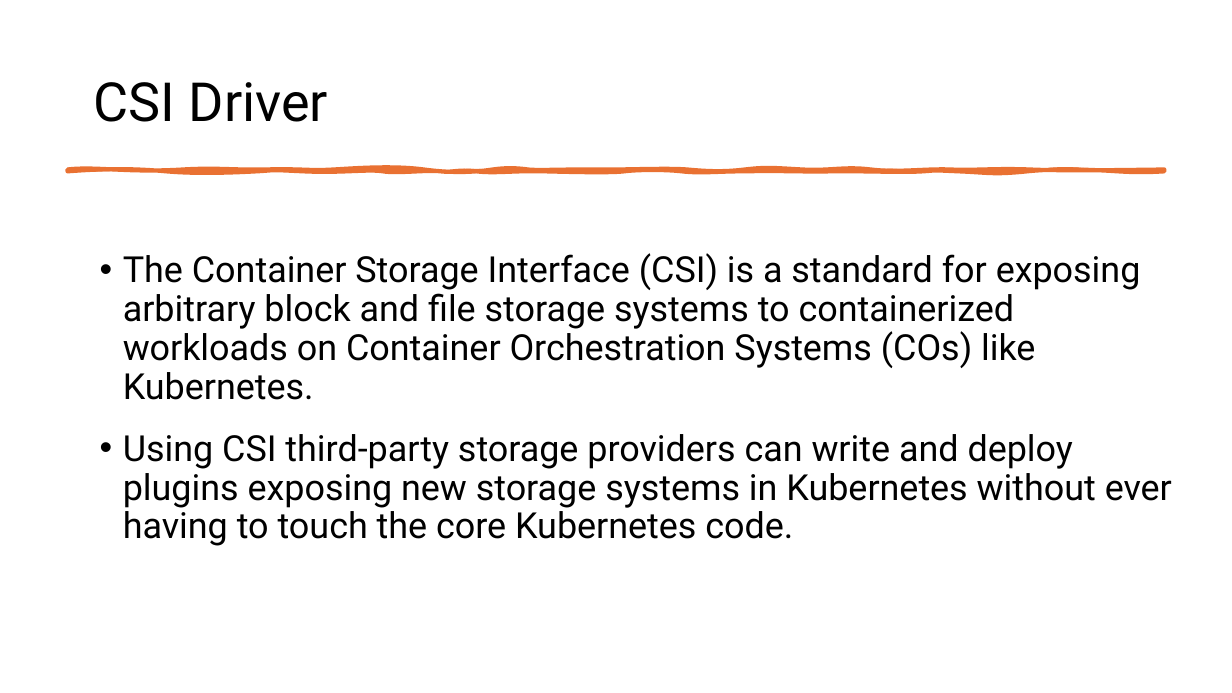
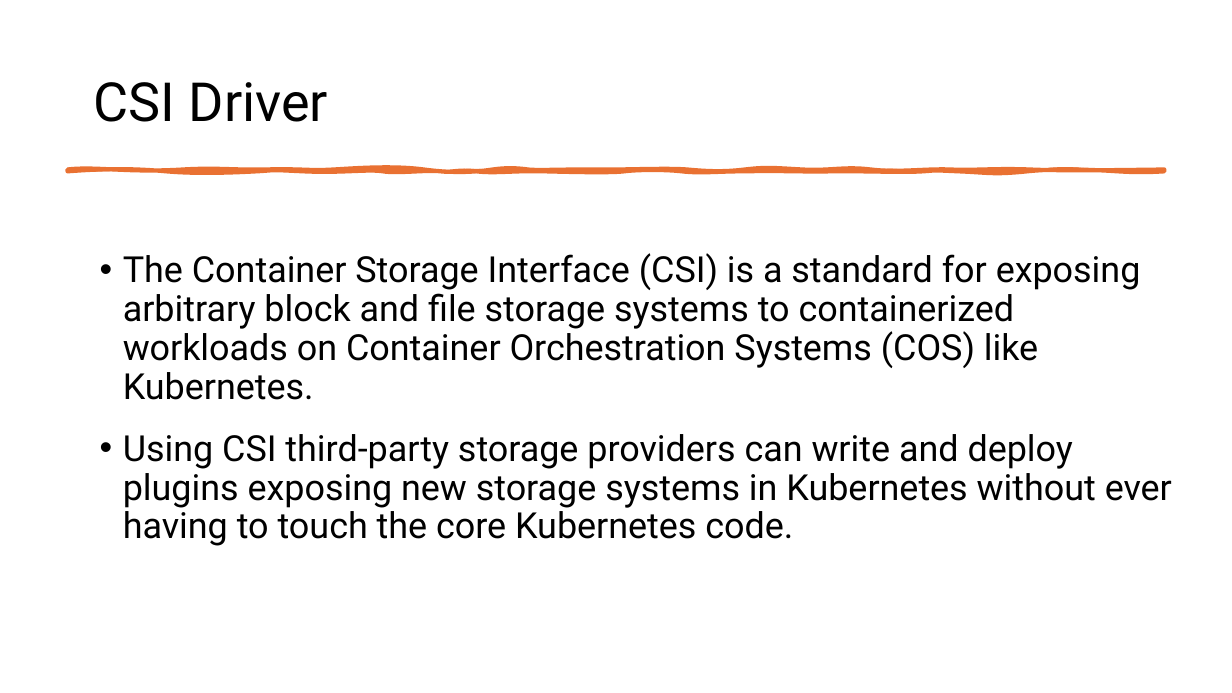
Before and after one commit to fhbilgen/AKSWorkshop, a slide deck: slide 16 of AKS_05_Security_and_Identity.pptx. Drawn at 1232x693 pixels with LibreOffice and Linux fonts; fonts in the diff are those of the drawing. Boxes give left, top, right and bottom in pixels: in the first picture for what was removed or moved away, otherwise in the second. Text is boxed around its words. In the diff, an @@ line names an element or a change of style, - is before the commit and + after.

```diff
--- a/AKS_05_Security_and_Identity.pptx
+++ b/AKS_05_Security_and_Identity.pptx
@@ text at <box>123,253,1141,400</box>: text changed @@
-• The Container Storage Interface (CSI) is a standard for exposing arbitrary block and file storage systems to containerized workloads on Container Orchestration Systems (COs) like Kubernetes.
+• The Container Storage Interface (CSI) is a standard for exposing arbitrary block and file storage systems to containerized workloads on Container Orchestration Systems (COS) like Kubernetes.
```
Also in this commit, not shown: 6 other files.
